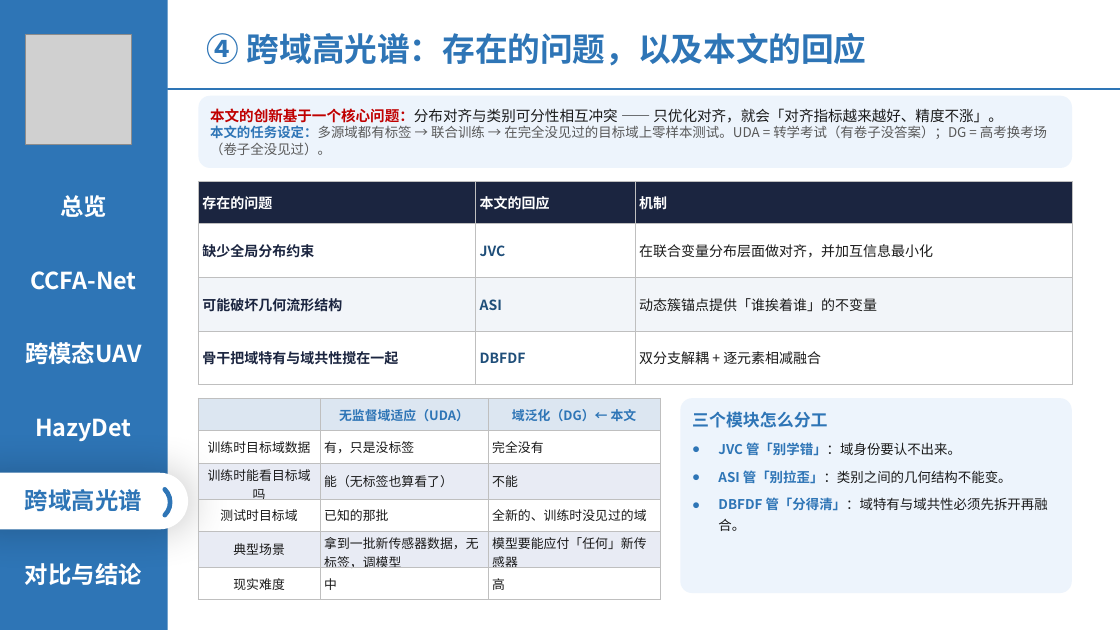
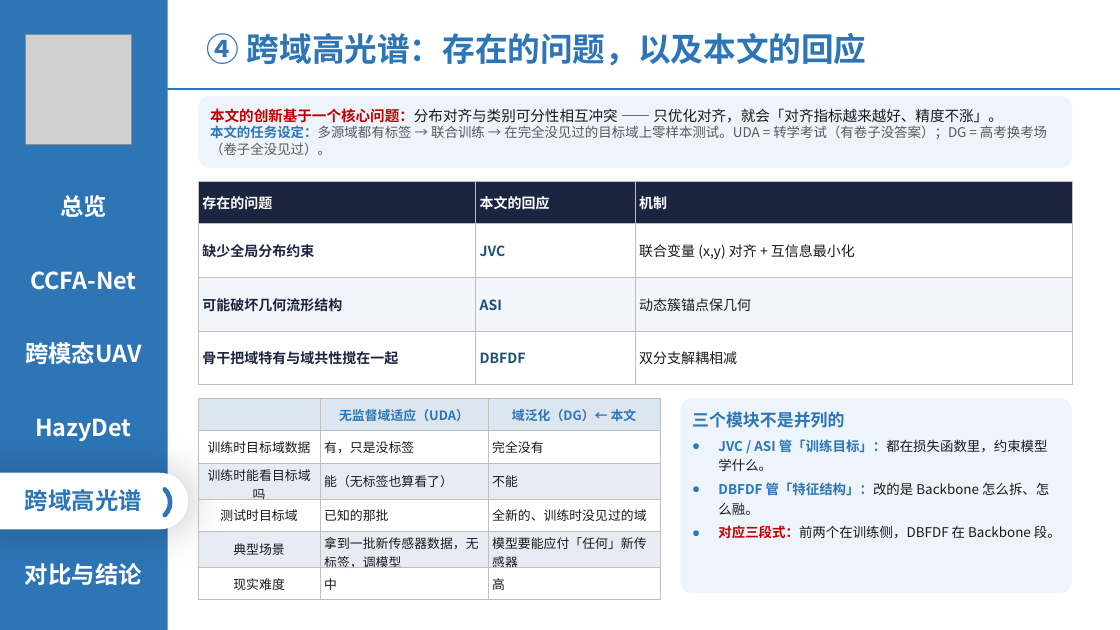
Before and after one commit to 139876/paper-notes, a slide deck: slide 13 of 论文精读/3-HazyDet精读/附件/四篇论文-组会汇报.pptx. Drawn at 1120x630 pixels with LibreOffice and Linux fonts; fonts in the diff are those of the drawing; grey boxes stand for pictures. Boxes give left, top, right and bottom in pixels: in the first picture for what was removed or moved away, otherwise in the second. Text is boxed around its words. In the diff, an @@ line names an element or a change of style, - is before the commit and + after.

```diff
--- a/论文精读/3-HazyDet精读/附件/四篇论文-组会汇报.pptx
+++ b/论文精读/3-HazyDet精读/附件/四篇论文-组会汇报.pptx
@@ table at [198, 181, 1072, 385] @@
-row 2, column 3: 在联合变量分布层面做对齐，并加互信息最小化
+row 2, column 3: 联合变量 (x,y) 对齐 + 互信息最小化
-row 3, column 3: 动态簇锚点提供「谁挨着谁」的不变量
+row 3, column 3: 动态簇锚点保几何
-row 4, column 3: 双分支解耦 + 逐元素相减融合
+row 4, column 3: 双分支解耦相减
@@ text in rounded rectangle at [692, 411, 1061, 538]: text changed @@
-三个模块怎么分工
-● JVC 管「别学错」：域身份要认不出来。
-● ASI 管「别拉歪」：类别之间的几何结构不能变。
-● DBFDF 管「分得清」：域特有与域共性必须先拆开再融合。
+三个模块不是并列的
+● JVC / ASI 管「训练目标」：都在损失函数里，约束模型学什么。
+● DBFDF 管「特征结构」：改的是 Backbone 怎么拆、怎么融。
+● 对应三段式：前两个在训练侧，DBFDF 在 Backbone 段。
```
Also in this commit, not shown: 11 other slides changed.
